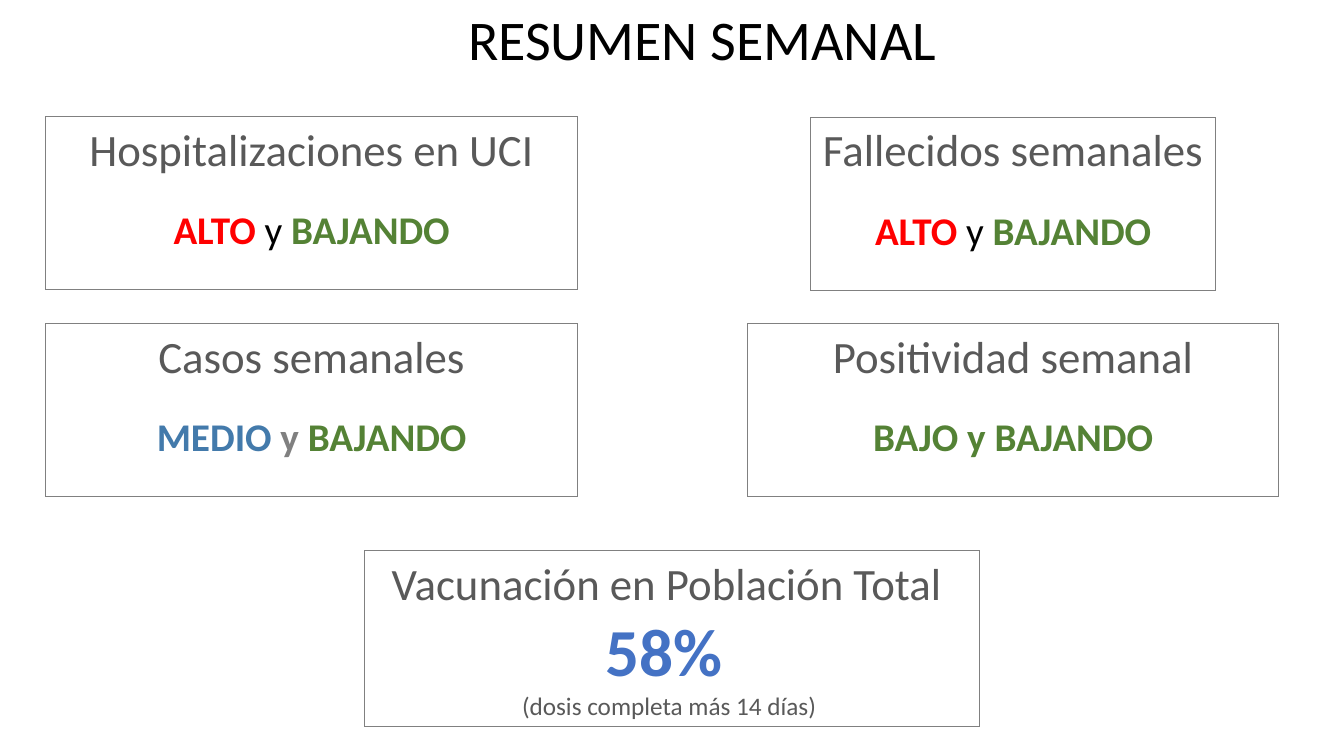
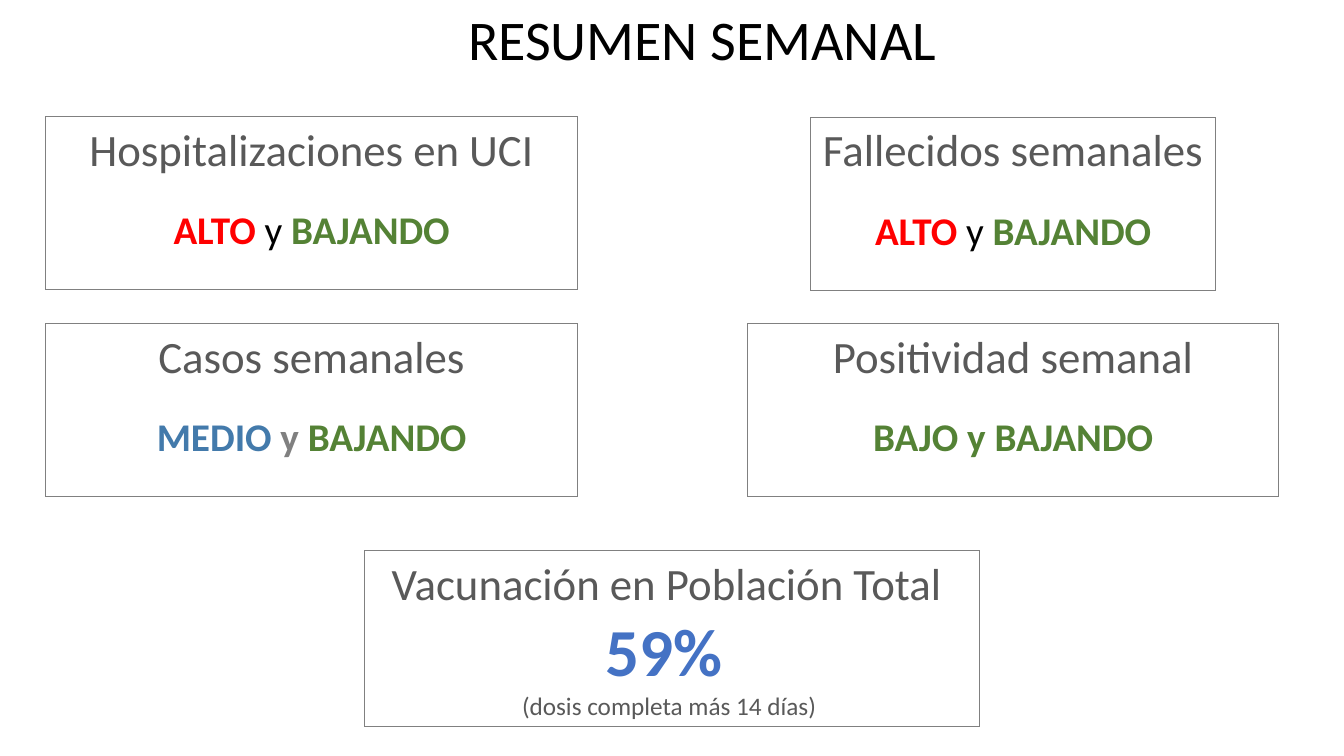
Before and after one commit to dataCovid19CL/capsulasSemanales, a slide deck: slide 23 of DATOS COVID Chile 2021 08 07.pptx. Drawn at 1344x756 pixels with LibreOffice and Linux fonts; fonts in the diff are those of the drawing. Boxes give left, top, right and bottom in pixels: in the first picture for what was removed or moved away, otherwise in the second. Text is boxed around its words. In the diff, an @@ line names an element or a change of style, - is before the commit and + after.

```diff
--- a/DATOS COVID Chile 2021 08 07.pptx
+++ b/DATOS COVID Chile 2021 08 07.pptx
@@ text in rectangle at (606,629,723,677): text changed @@
-58%
+59%
```
Also in this commit, not shown: 1 other slide changed, 2 other files.
